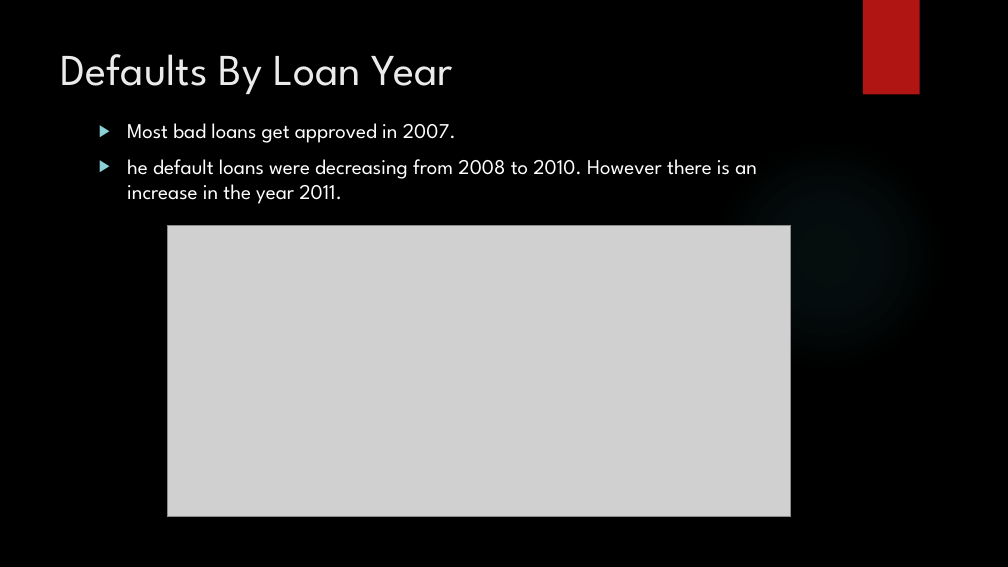
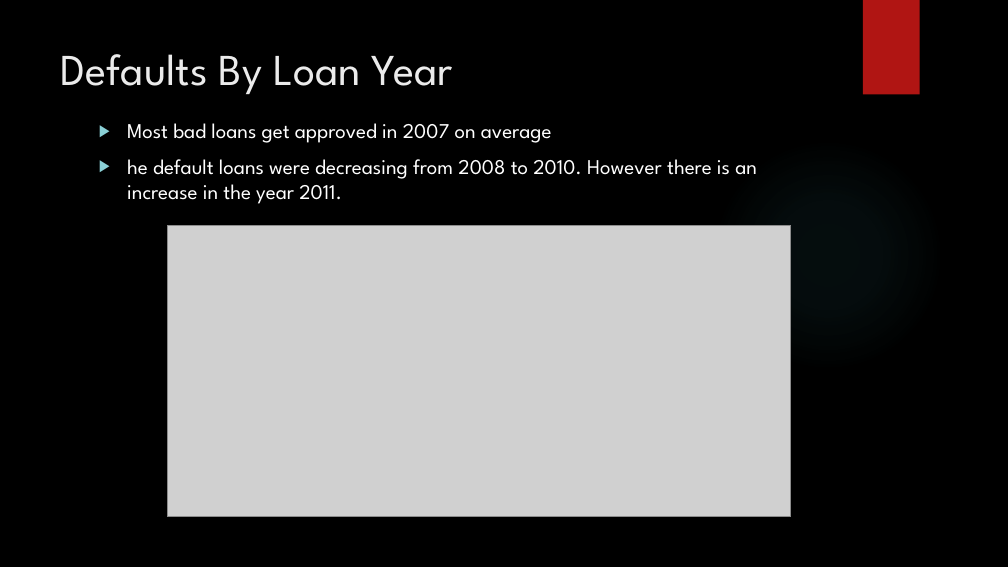
Before and after one commit to subhabrata-ghosh-1988/lending_club_case_study, a slide deck: slide 13 of Subhabrata_Ghosh_Lending_Club_Case_Study.pptx. Drawn at 1008x567 pixels with LibreOffice and Linux fonts; fonts in the diff are those of the drawing; grey boxes stand for pictures; background and template pictures are left out. Boxes give left, top, right and bottom in pixels: in the first picture for what was removed or moved away, otherwise in the second. Text is boxed around its words. In the diff, an @@ line names an element or a change of style, - is before the commit and + after.

```diff
--- a/Subhabrata_Ghosh_Lending_Club_Case_Study.pptx
+++ b/Subhabrata_Ghosh_Lending_Club_Case_Study.pptx
@@ text at (127,123,552,143): text changed @@
-▶ Most bad loans get approved in 2007.
+▶ Most bad loans get approved in 2007 on average
```
Also in this commit, not shown: 6 other slides changed, 1 slide added, 1 slide removed, 3 other files.
